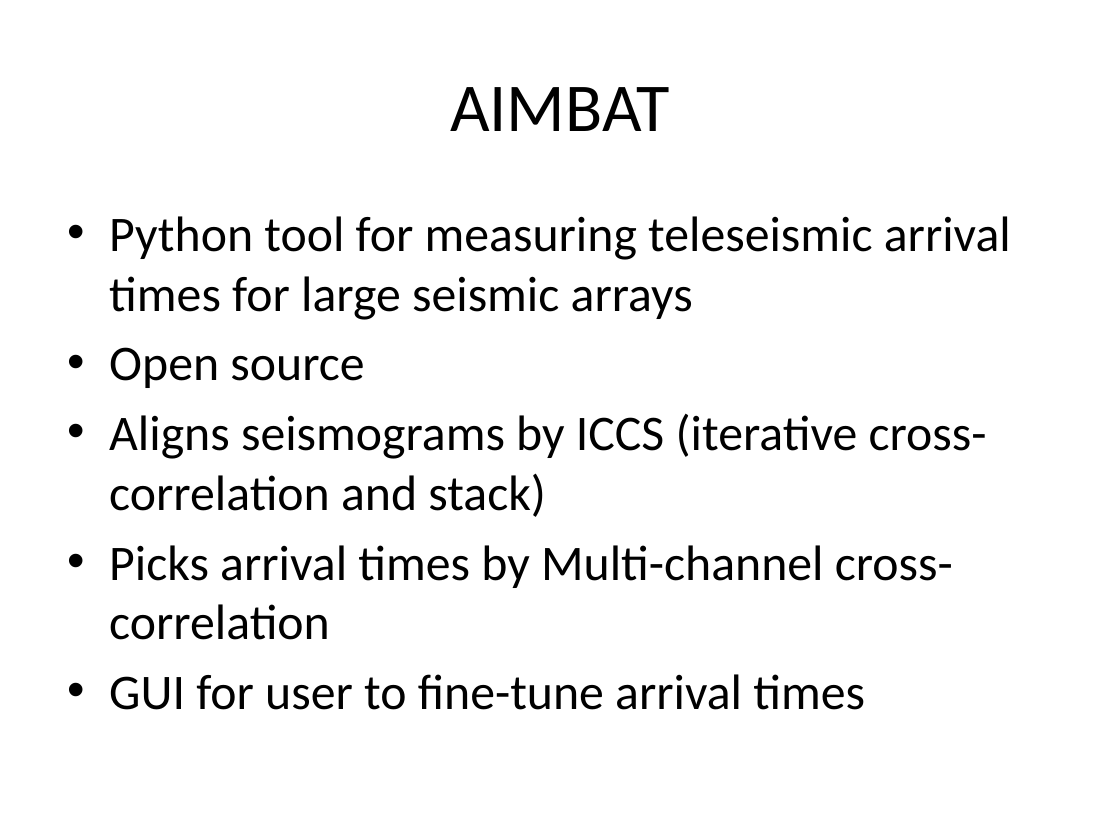
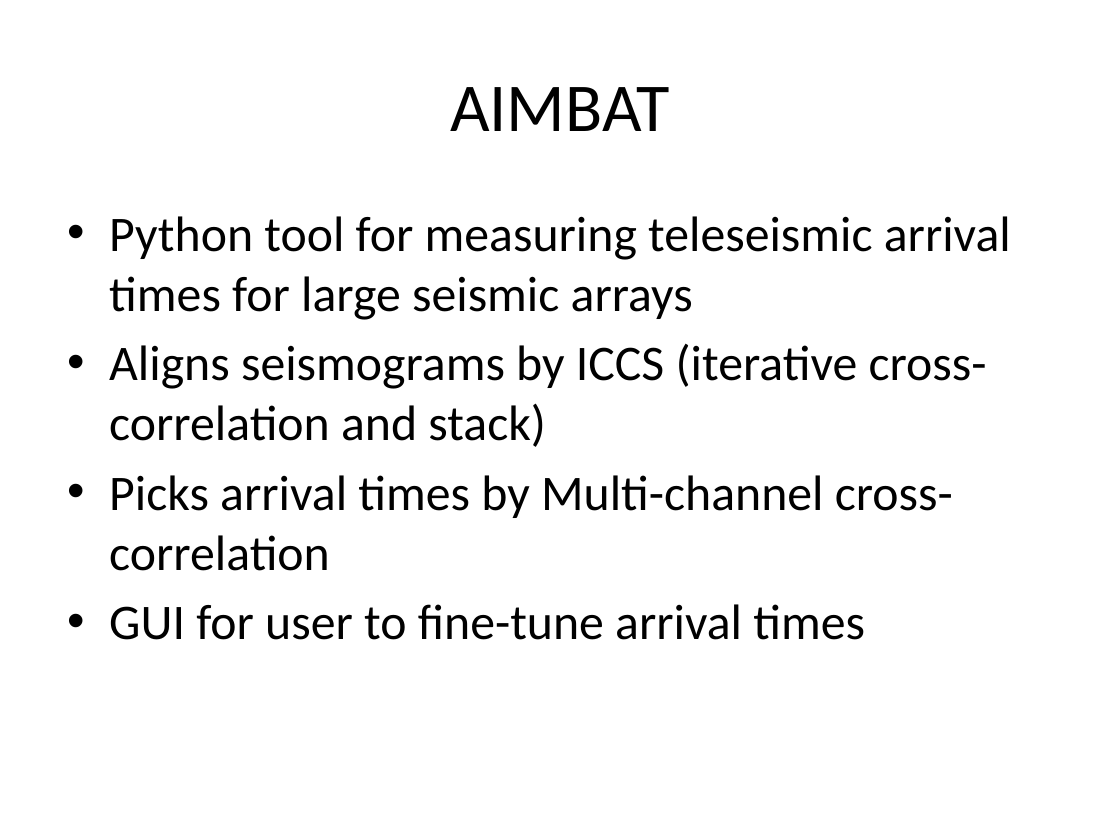
Before and after one commit to lkloh/USArray, a slide deck: slide 4 of AIMBAT/AIMBAT.pptx (slide 2 before the commit). Drawn at 1120x840 pixels with LibreOffice and Linux fonts; fonts in the diff are those of the drawing. Boxes give left, top, right and bottom in pixels: in the first picture for what was removed or moved away, otherwise in the second. Text is boxed around its words. In the diff, an @@ line names an element or a change of style, - is before the commit and + after.

```diff
--- a/AIMBAT/AIMBAT.pptx
+++ b/AIMBAT/AIMBAT.pptx
@@ text at (x1=109, y1=347, x2=364, y2=388): paragraph removed @@
-• Open source
```
Also in this commit, not shown: 4 other slides changed, 27 slides added, 1 slide removed, 1 other file.
